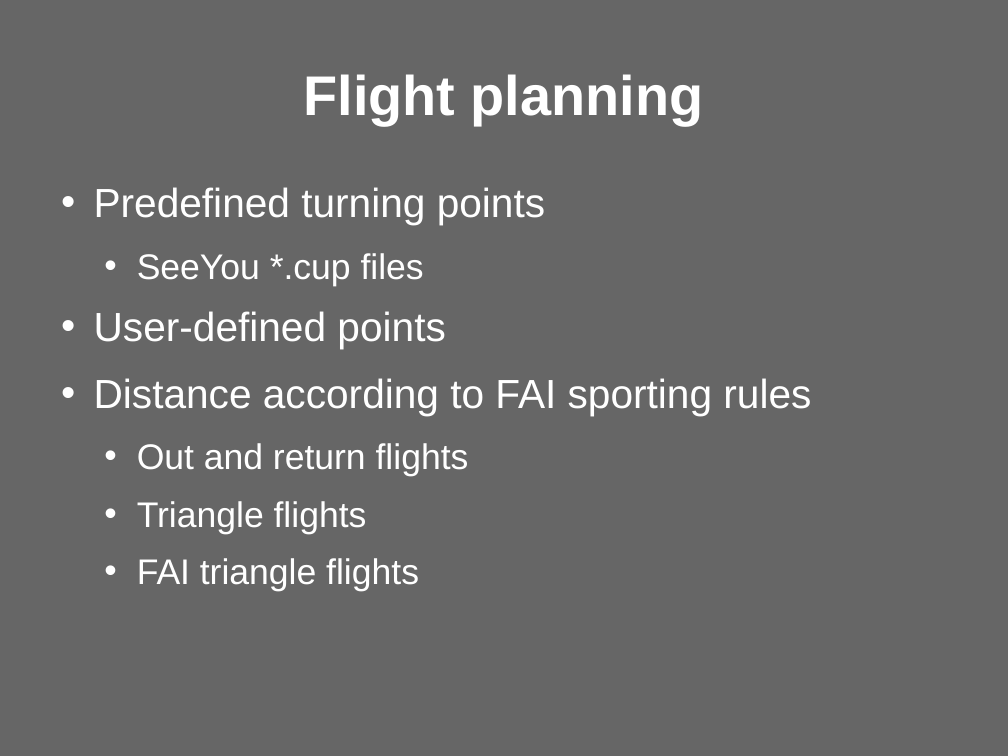
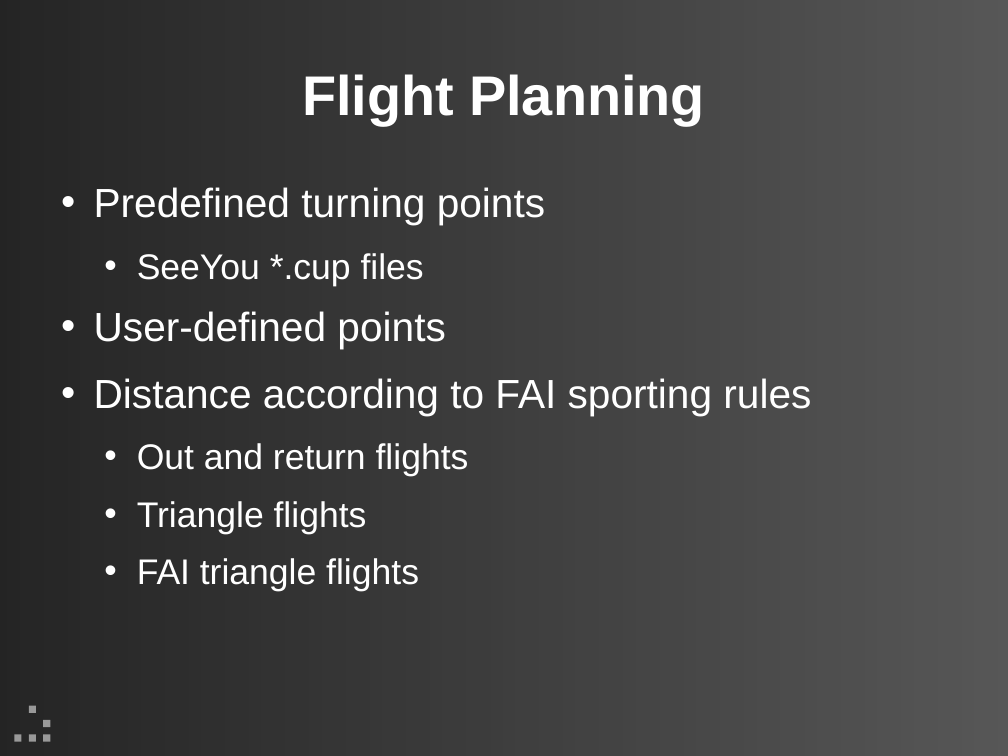
Before and after one commit to updraft/updraft, a slide deck: slide 15 of Docs/presentation.odp. Drawn at 1008x756 pixels with LibreOffice and Linux fonts; fonts in the diff are those of the drawing; background and template pictures are left out. Boxes give left, top, right and bottom in pixels: in the first picture for what was removed or moved away, otherwise in the second. Text is boxed around its words. In the diff, an @@ line names an element or a change of style, - is before the commit and + after.

```diff
--- a/Docs/presentation.odp
+++ b/Docs/presentation.odp
@@ background #666666 to #333333 @@
@@ rectangle added at box(0, 0, 1008, 756), fill gradient #000000 to #B3B3B3 @@
@@ title at box(302, 74, 705, 125): text changed @@
-Flight planning
+Flight Planning
@@ group added at box(15, 706, 50, 742): 5 rectangles @@
```
Also in this commit, not shown: 17 other slides changed, 3 slides added, 2 slides removed.
